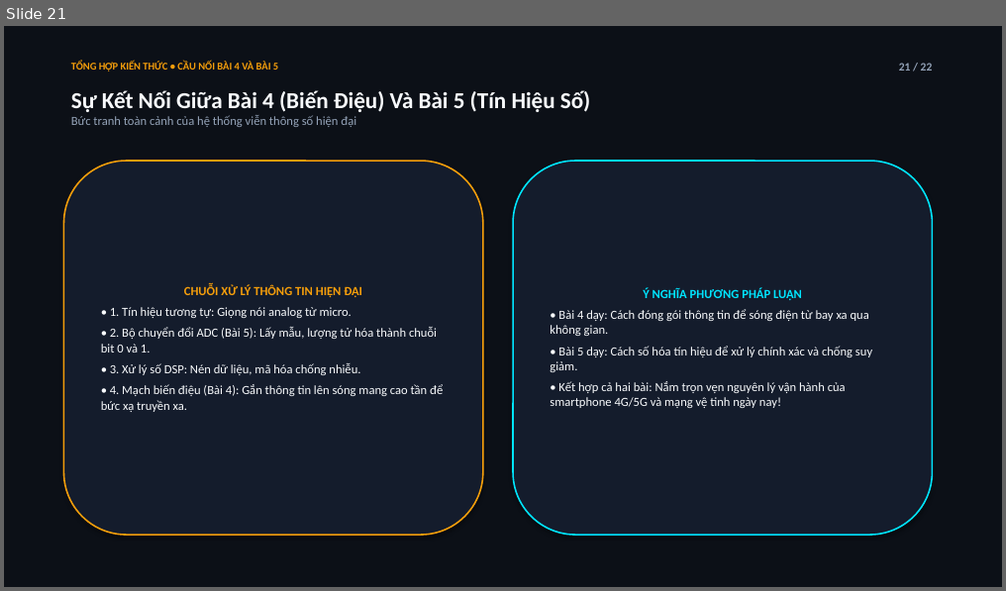
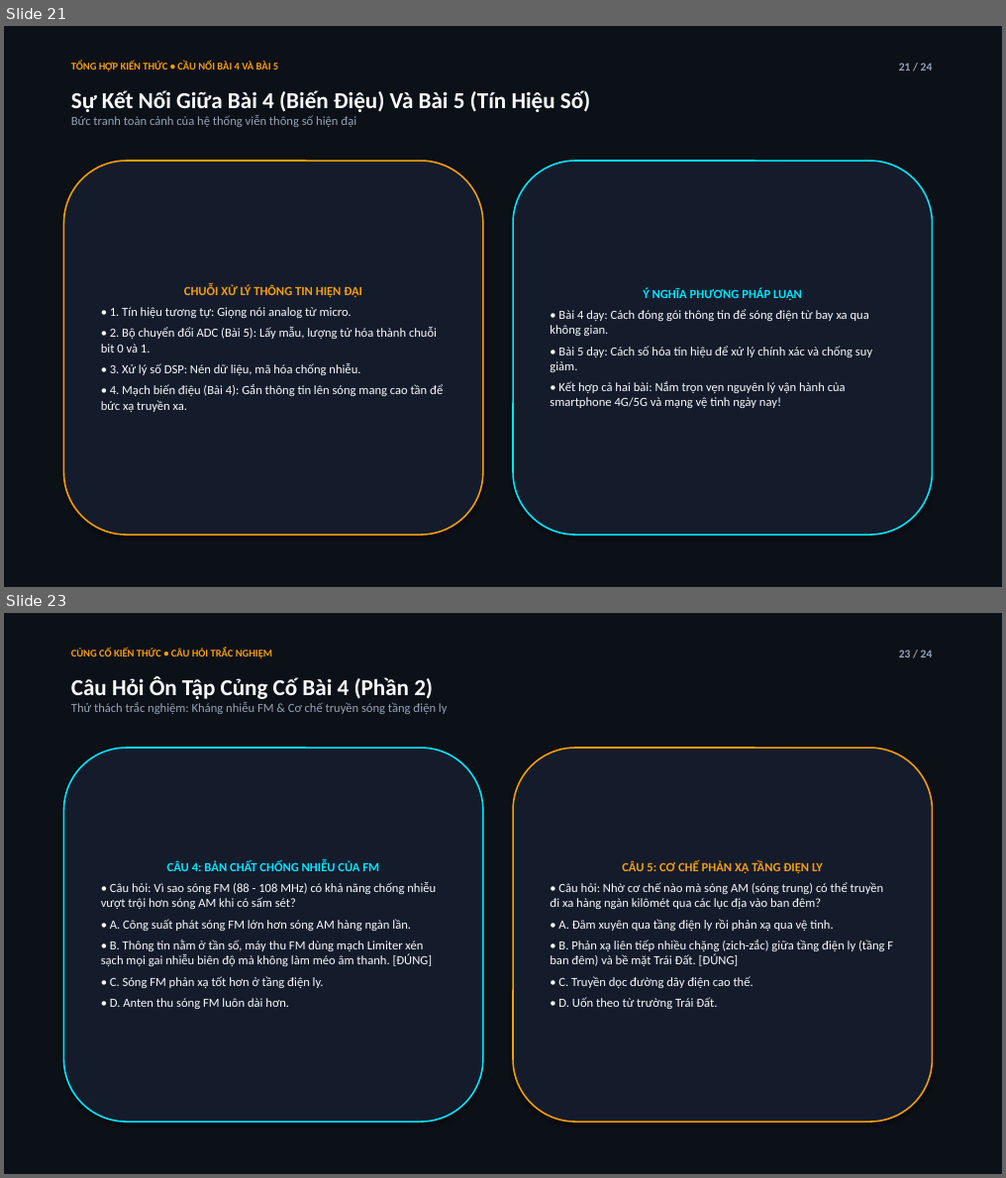
Before and after one commit to Harrylejin-1029/thuyet-trinh-vat-li-11, a slide deck: Bai4_BienDieu_VatLi11.pptx. Shown one above the other, each under a label of ours: slide 21 before the commit, slides 21 and 23 after it; the slides between them are not shown. The pictures are 1006x591 and 1006x1178 pixels, drawn with LibreOffice and Linux fonts; fonts in the diff are those of the drawing. Boxes give left, top, right and bottom in pixels: in the first picture for what was removed or moved away, otherwise in the second. Text is boxed around its words. In the diff, an @@ line names an element or a change of style, - is before the commit and + after.

```diff
--- a/Bai4_BienDieu_VatLi11.pptx
+++ b/Bai4_BienDieu_VatLi11.pptx
@@ slide 23 added at [4, 613, 1002, 1174], background #FFFFFF @@
@@ rectangle added at [4, 613, 1002, 1174], fill #0C1017 @@
@@ text added at [71, 648, 272, 659], 10 pt, text #F59E0B, bold @@
+CỦNG CỐ KIẾN THỨC • CÂU HỎI TRẮC NGHIỆM
@@ text added at [899, 650, 933, 658], 11 pt, text #94A3B8, bold @@
+23 / 24
@@ text added at [71, 676, 448, 714], 12 pt, text #94A3B8 @@
+Câu Hỏi Ôn Tập Củng Cố Bài 4 (Phần 2)
+Thử thách trắc nghiệm: Kháng nhiễu FM & Cơ chế truyền sóng tầng điện ly
@@ rounded rectangle added at [63, 748, 483, 1122], fill #141C2C, outline #00E5FF 1.5 pt, 12 pt, text #F8FAFC @@
+CÂU 4: BẢN CHẤT CHỐNG NHIỄU CỦA FM
+• Câu hỏi: Vì sao sóng FM (88 - 108 MHz) có khả năng chống nhiễu vượt trội hơn sóng AM khi có sấm sét?
+• A. Công suất phát sóng FM lớn hơn sóng AM hàng ngàn lần.
+• B. Thông tin nằm ở tần số, máy thu FM dùng mạch Limiter xén sạch mọi gai nhiễu biên độ mà không làm méo âm thanh. [ĐÚNG]
+• C. Sóng FM phản xạ tốt hơn ở tầng điện ly.
+• D. Anten thu sóng FM luôn dài hơn.
@@ rounded rectangle added at [513, 748, 933, 1122], fill #141C2C, outline #F59E0B 1.5 pt, 12 pt, text #F8FAFC @@
+CÂU 5: CƠ CHẾ PHẢN XẠ TẦNG ĐIỆN LY
+• Câu hỏi: Nhờ cơ chế nào mà sóng AM (sóng trung) có thể truyền đi xa hàng ngàn kilômét qua các lục địa vào ban đêm?
+• A. Đâm xuyên qua tầng điện ly rồi phản xạ qua vệ tinh.
+• B. Phản xạ liên tiếp nhiều chặng (zich-zắc) giữa tầng điện ly (tầng F ban đêm) và bề mặt Trái Đất. [ĐÚNG]
+• C. Truyền dọc đường dây điện cao thế.
+• D. Uốn theo từ trường Trái Đất.
@@ slide 21 changed as well @@
@@ text at [899, 63, 933, 71]: text changed @@
-21 / 22
+21 / 24
```
Also in this commit, not shown: 21 other slides changed, 1 other slide added, 13 other files.
